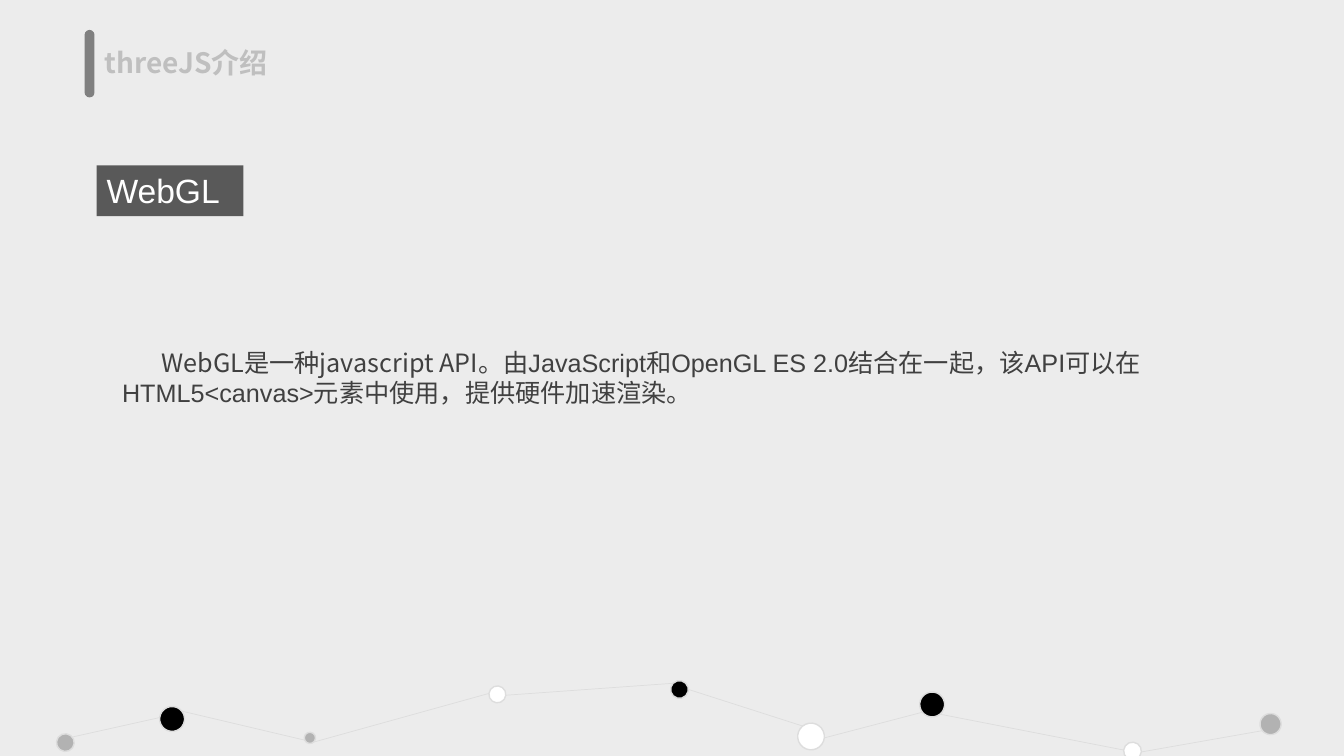
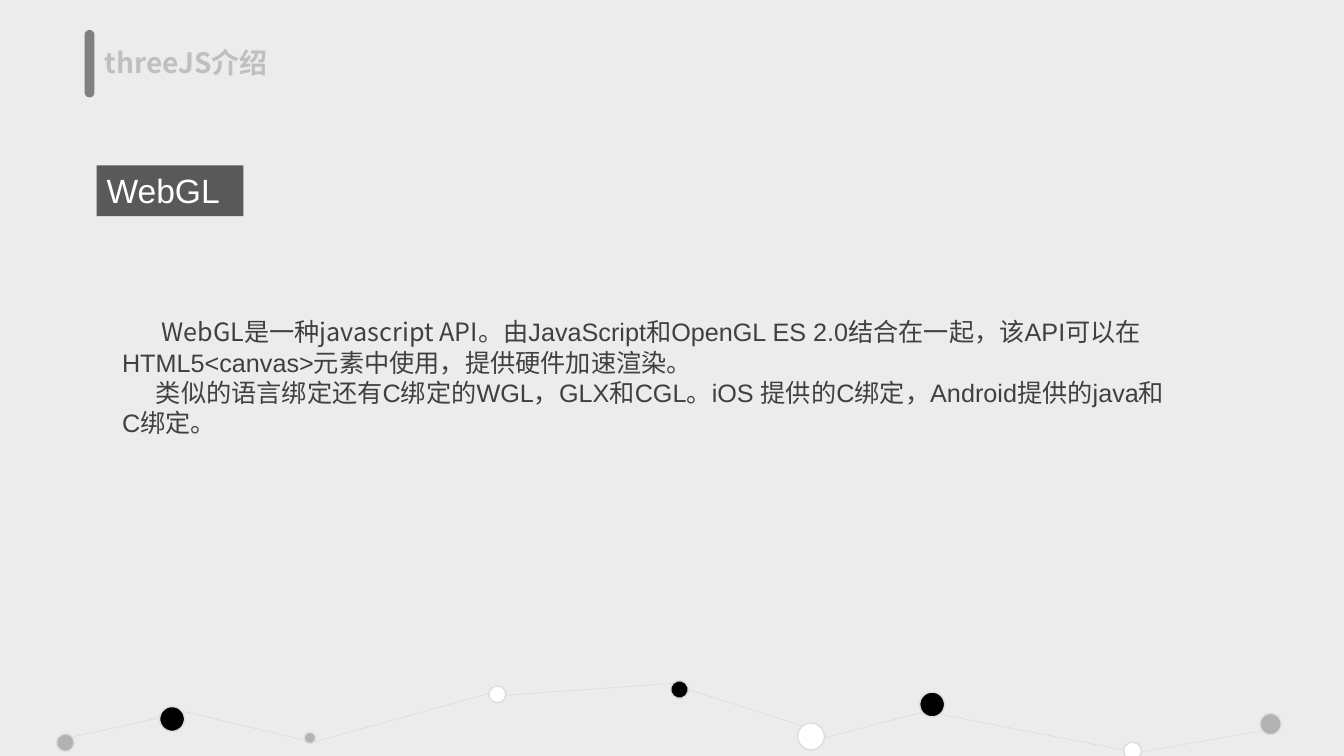
Before and after one commit to tanshaobo/threejs-test, a slide deck: slide 5 of threeJS.pptx. Drawn at 1344x756 pixels with LibreOffice and Linux fonts; fonts in the diff are those of the drawing. Boxes give left, top, right and bottom in pixels: in the first picture for what was removed or moved away, otherwise in the second. Text is boxed around its words. In the diff, an @@ line names an element or a change of style, - is before the commit and + after.

```diff
--- a/threeJS.pptx
+++ b/threeJS.pptx
@@ text at <box>122,381,1164,434</box>: paragraph added @@
+类似的语言绑定还有C绑定的WGL，GLX和CGL。iOS 提供的C绑定，Android提供的java和C绑定。
```
Also in this commit, not shown: 7 other slides changed, 4 other files.
